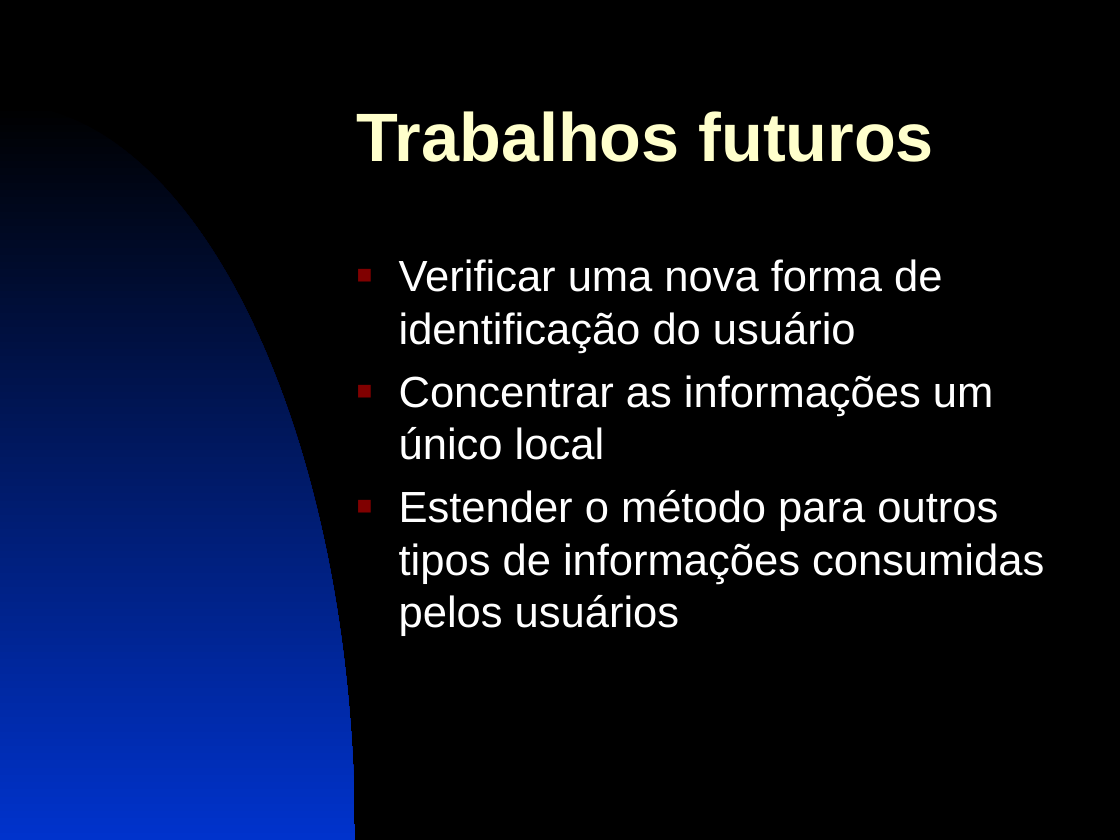
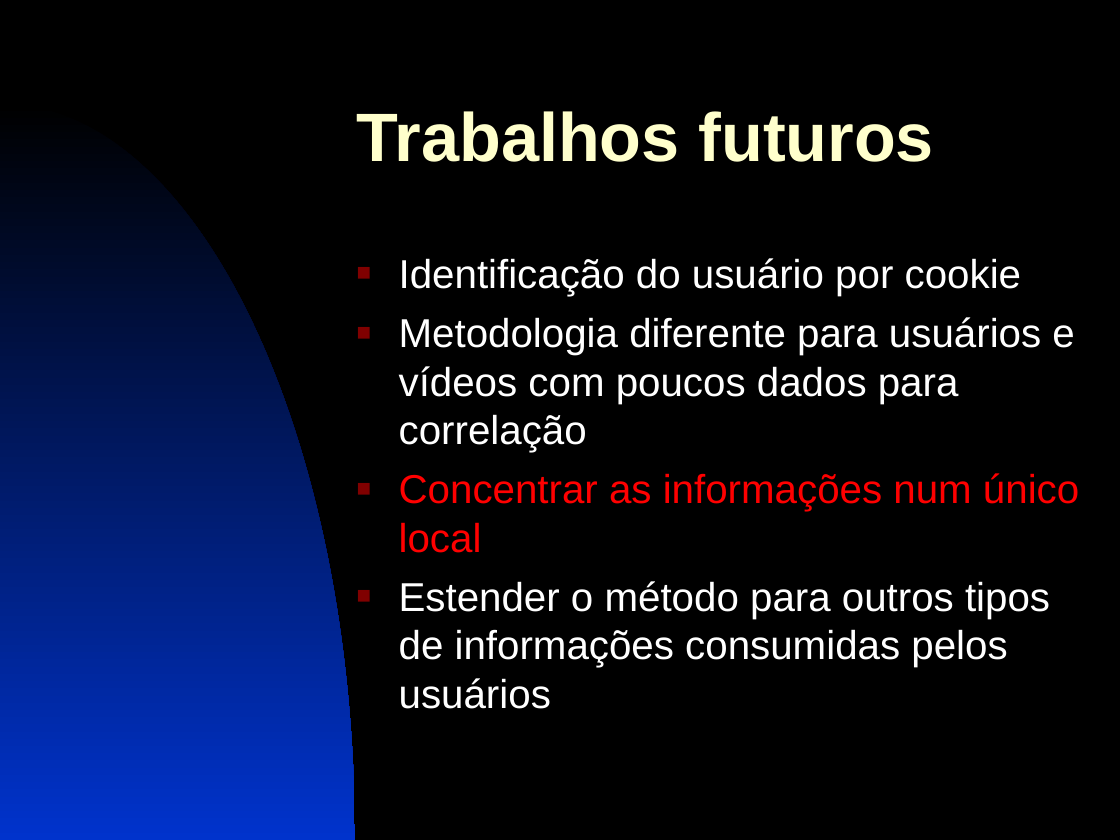
Before and after one commit to brunofms/inf2915_rsvd-video-recommendation, a slide deck: slide 15 of presentation/trabalho_am.ppt. Drawn at 1120x840 pixels with LibreOffice and Linux fonts; fonts in the diff are those of the drawing. Boxes give left, top, right and bottom in pixels: in the first picture for what was removed or moved away, otherwise in the second. Text is boxed around its words. In the diff, an @@ line names an element or a change of style, - is before the commit and + after.

```diff
--- a/presentation/trabalho_am.ppt
+++ b/presentation/trabalho_am.ppt
@@ text at bbox=[399, 258, 1079, 553]: text changed; size 28 to 25.9 pt @@
-■ Verificar uma nova forma de identificação do usuário
-■ Concentrar as informações um único local
+■ Identificação do usuário por cookie
+■ Metodologia diferente para usuários e vídeos com poucos dados para correlação
+■ Concentrar as informações num único local
@@ text at bbox=[399, 581, 1050, 709]: size 28 to 25.9 pt in "Estender o método para outros tipos de ..." @@
```
Also in this commit, not shown: 4 other slides changed, 1 slide added, 1 slide removed.
